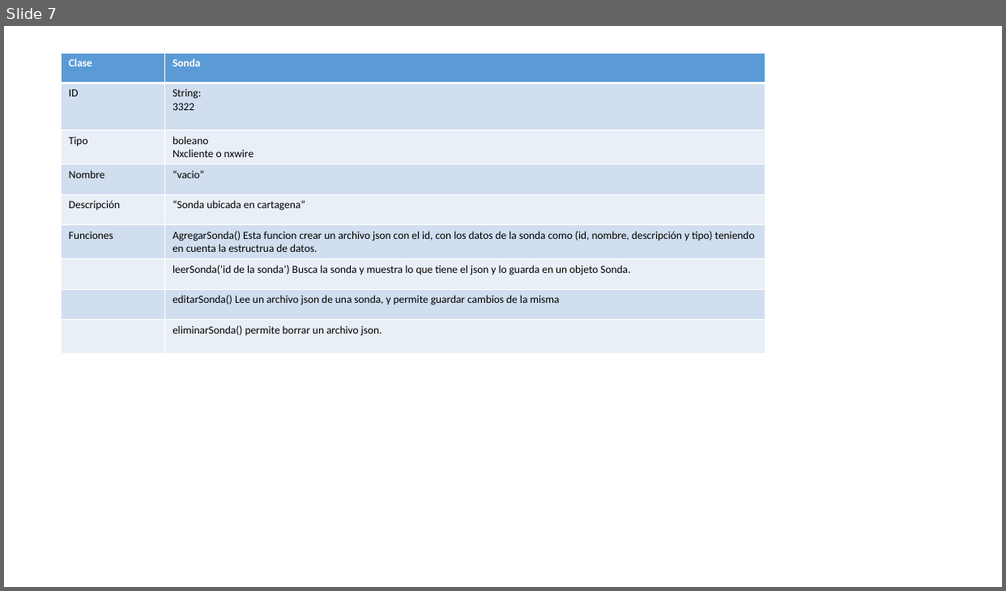
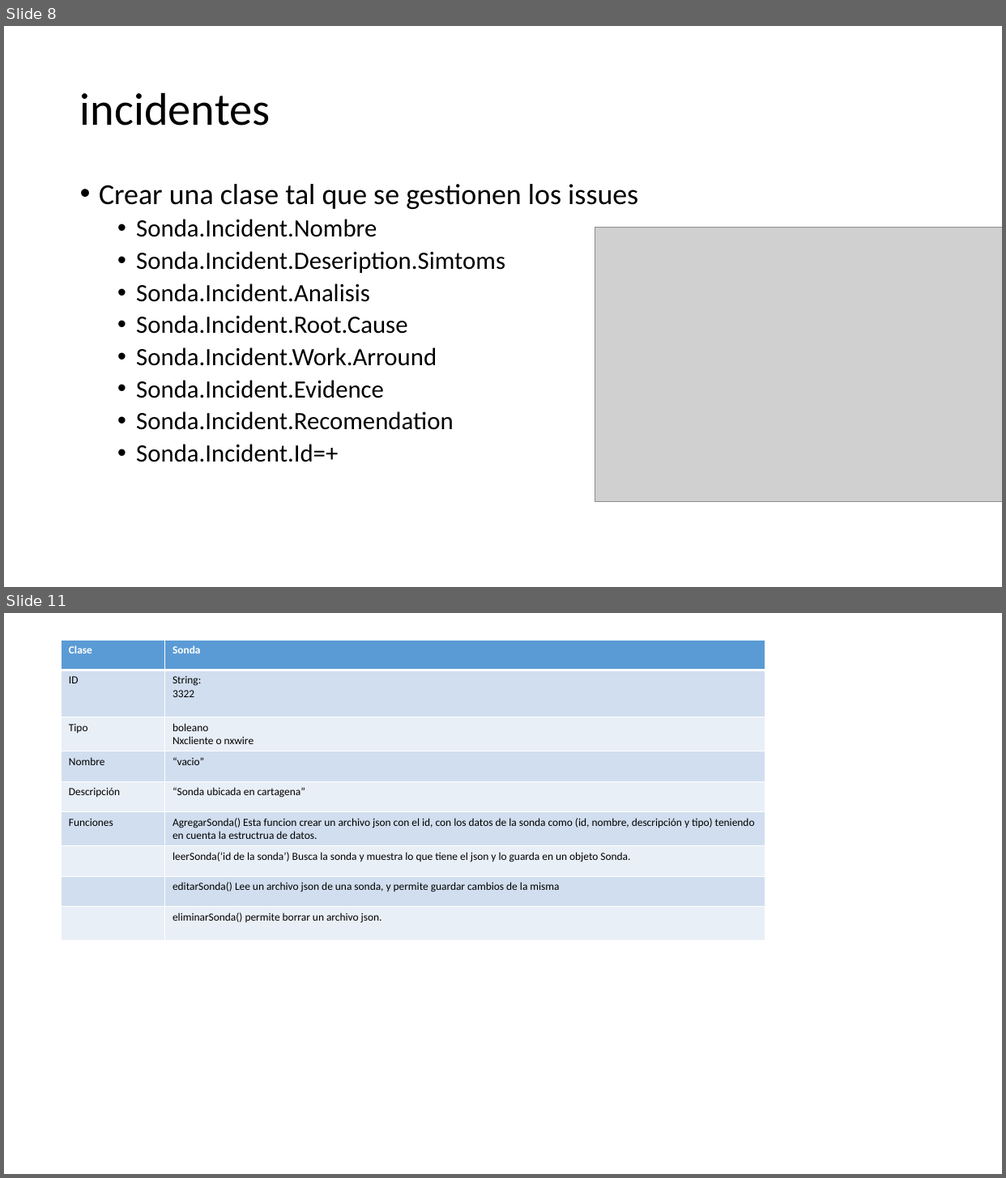
Before and after one commit to juande007/generadorDeReporte, a slide deck: Documentación/Documentation.pptx. Shown one above the other, each under a label of ours: slide 7 before the commit, slides 8 and 11 after it; the slides between them are not shown. The pictures are 1006x591 and 1006x1178 pixels, drawn with LibreOffice and Linux fonts; fonts in the diff are those of the drawing; grey boxes stand for pictures. Boxes give left, top, right and bottom in pixels: in the first picture for what was removed or moved away, otherwise in the second. Text is boxed around its words. In the diff, an @@ line names an element or a change of style, - is before the commit and + after.

Commit message:
Incidentes y funciones faltantes
Se creo la clase Incidentes.
Se documento gran parte del código
Se creo la clase eliminar y mostrar clientes

```diff
--- a/Documentación/Documentation.pptx
+++ b/Documentación/Documentation.pptx
@@ slide 8 added at <box>4,26,1002,587</box>, background #FFFFFF @@
@@ title added at <box>80,92,270,126</box>, 44 pt, text #000000 @@
+incidentes
@@ text added at <box>99,184,638,463</box>, 24 pt, text #000000 @@
+• Crear una clase tal que se gestionen los issues
+  • Sonda.Incident.Nombre
+  • Sonda.Incident.Deseription.Simtoms
+  • Sonda.Incident.Analisis
+  • Sonda.Incident.Root.Cause
+  • Sonda.Incident.Work.Arround
+  • Sonda.Incident.Evidence
+  • Sonda.Incident.Recomendation
+  • Sonda.Incident.Id=+
@@ picture added at <box>595,228,1002,503</box> @@
@@ what was slide 7 is now slide 11 @@
```
Also in this commit, not shown: 1 slide changed, 7 other slides added, 4 slides removed, 25 other files.
